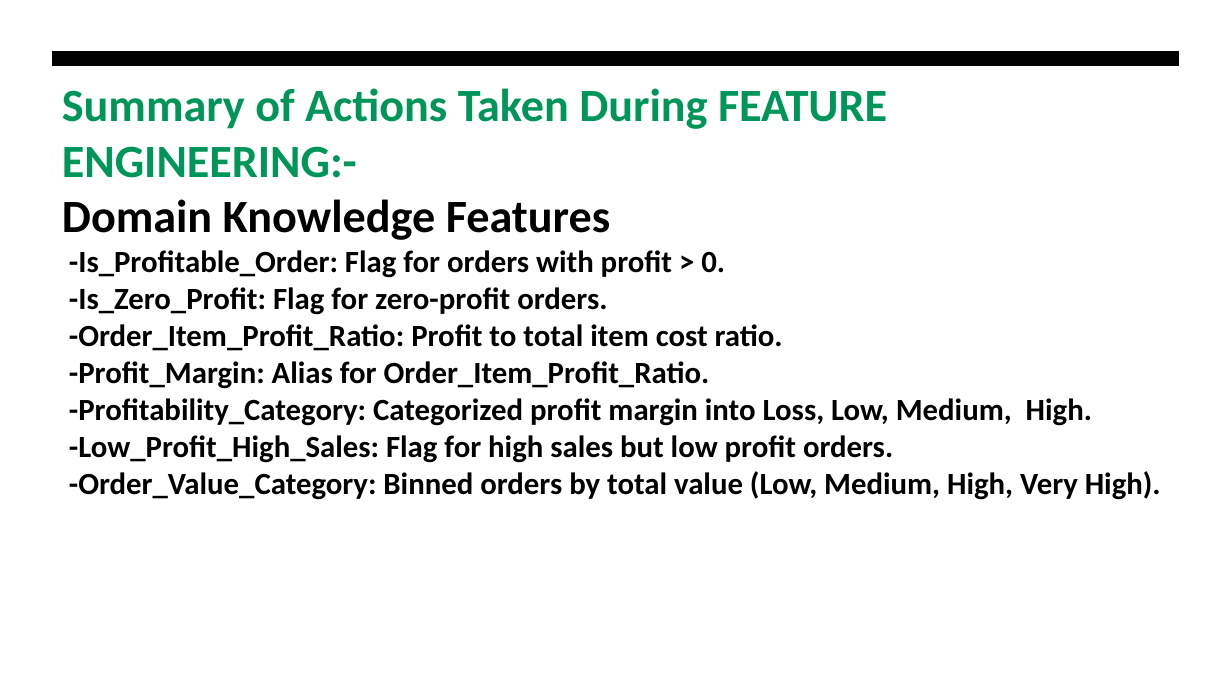
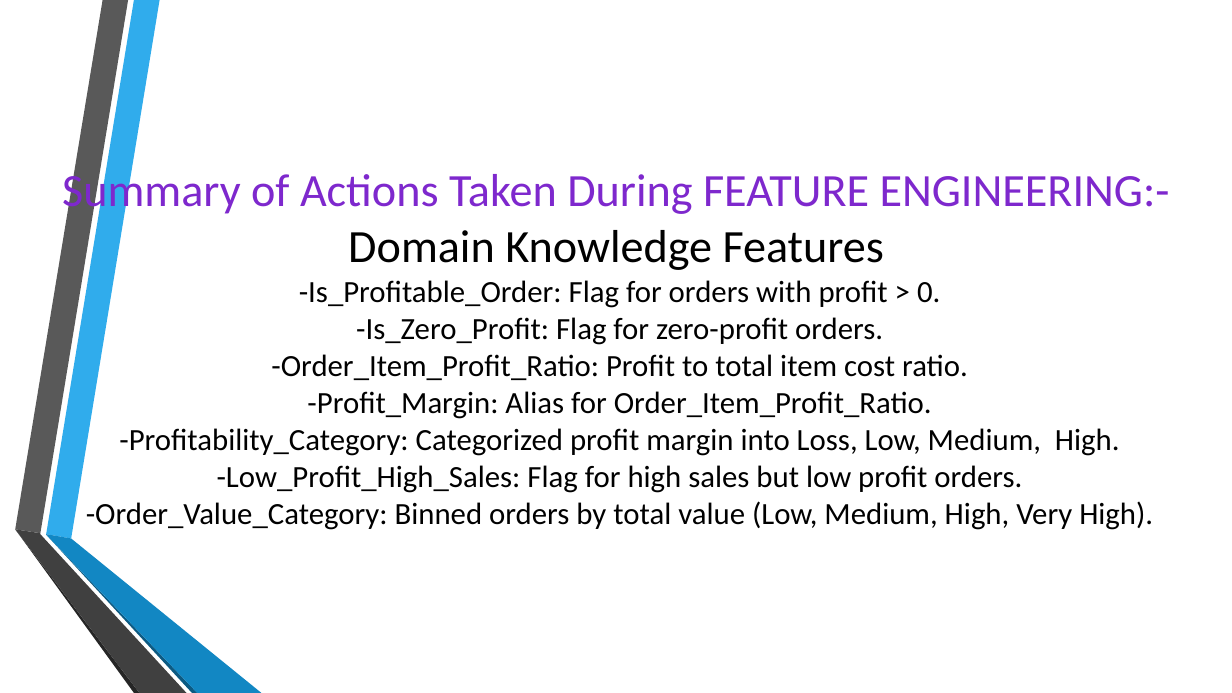
Before and after one commit to mariam530/supply-chain-project, a slide deck: slide 13 of New Microsoft PowerPoint Presentation.pptx. Drawn at 1232x693 pixels with LibreOffice and Linux fonts; fonts in the diff are those of the drawing; background and template pictures are left out. Boxes give left, top, right and bottom in pixels: in the first picture for what was removed or moved away, otherwise in the second. Text is boxed around its words. In the diff, an @@ line names an element or a change of style, - is before the commit and + after.

```diff
--- a/New Microsoft PowerPoint Presentation.pptx
+++ b/New Microsoft PowerPoint Presentation.pptx
@@ freeform shape removed at (53,52,1180,67) @@
@@ title "Summary of Actions Taken During ..." at (62,168,1170,530): text colour #009559 to #7E28CD in "Summary of Actions Taken During FEATURE ENGINEERING:-"; bold off; alignment left to centre; vertical alignment top to middle @@
@@ group added at (15,0,262,693): 6 freeform shapes @@
```
Also in this commit, not shown: 33 other slides changed, 1 other file.
